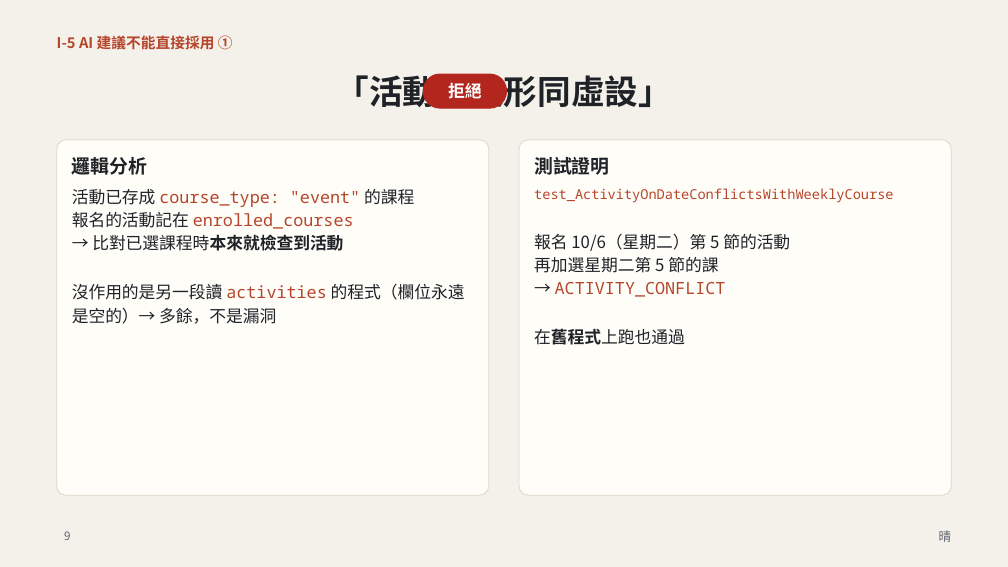
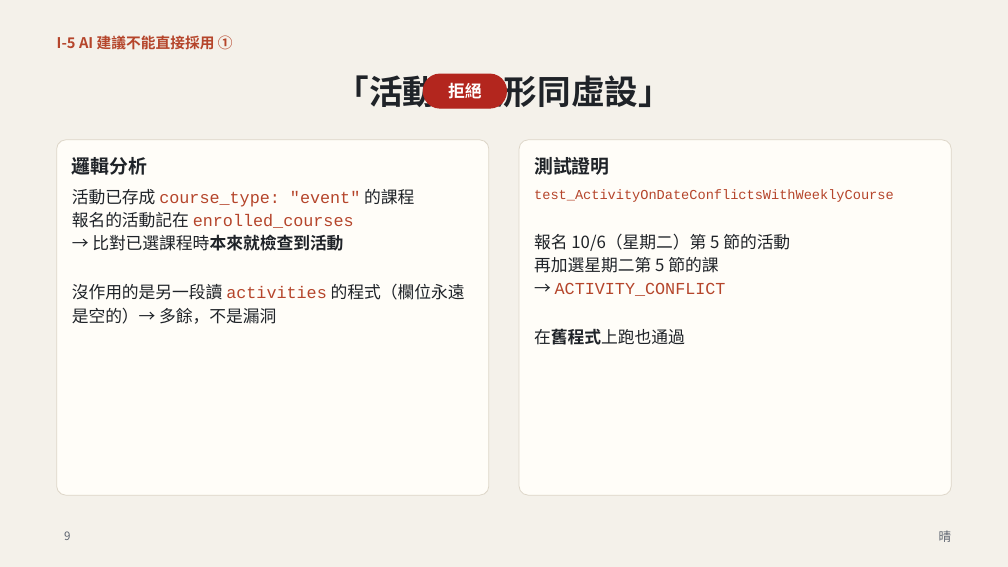
Before and after one commit to Xoyiun/GuoLao-sGroupAssignment, a slide deck: slide 9 of 影片I/投影片.pptx. Drawn at 1008x567 pixels with LibreOffice and Linux fonts; fonts in the diff are those of the drawing. Boxes give left, top, right and bottom in pixels: in the first picture for what was removed or moved away, otherwise in the second. Text is boxed around its words. In the diff, an @@ line names an element or a change of style, - is before the commit and + after.

```diff
--- a/影片I/投影片.pptx
+++ b/影片I/投影片.pptx
@@ text at [72, 189, 465, 324]: font Noto Sans Mono to Courier New in "course_type: "event"", "enrolled_courses", "activities" @@
@@ text at [534, 189, 894, 296]: font Noto Sans Mono to Courier New in "test_ActivityOnDateConflictsWithWeeklyCourse", "ACTIVITY_CONFLICT" @@
```
Also in this commit, not shown: 9 other slides changed.
